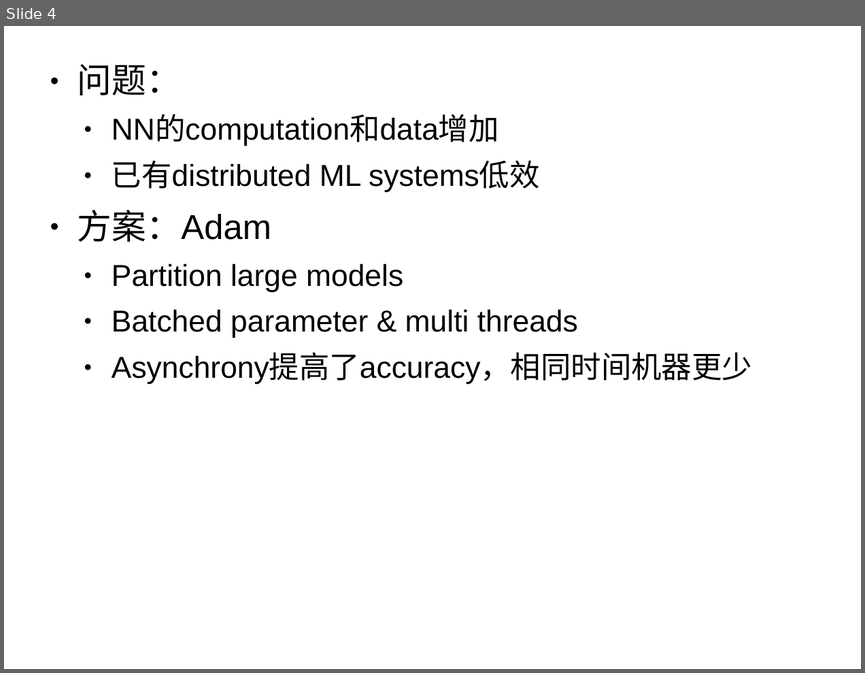
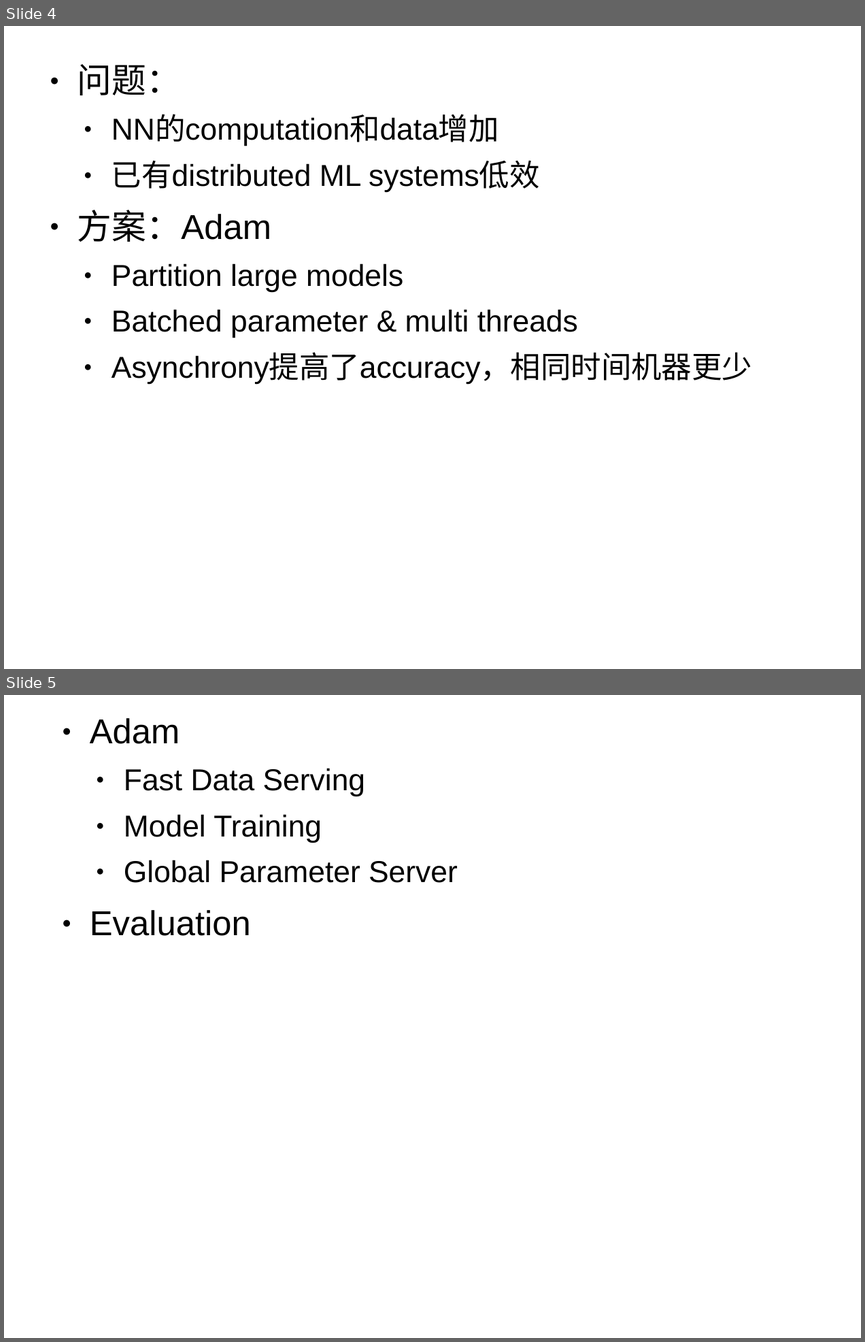
Before and after one commit to GBXU/LearnDemo, a slide deck: Notes/distributed ML systems scalability.pptx. Shown one above the other, each under a label of ours: slide 4 before the commit, slides 4 and 5 after it. The pictures are 865x673 and 865x1342 pixels, drawn with LibreOffice and Linux fonts; fonts in the diff are those of the drawing. Boxes give left, top, right and bottom in pixels: in the first picture for what was removed or moved away, otherwise in the second. Text is boxed around its words. In the diff, an @@ line names an element or a change of style, - is before the commit and + after.

Commit message:
update

```diff
--- a/Notes/distributed ML systems scalability.pptx
+++ b/Notes/distributed ML systems scalability.pptx
@@ slide 5 added at (x1=4, y1=695, x2=861, y2=1338), background #FFFFFF @@
@@ text added at (x1=90, y1=718, x2=458, y2=936), 28 pt, text #000000 @@
+● Adam
+  ● Fast Data Serving
+  ● Model Training
+  ● Global Parameter Server
+● Evaluation
```
Also in this commit, not shown: 1 other slide added.
